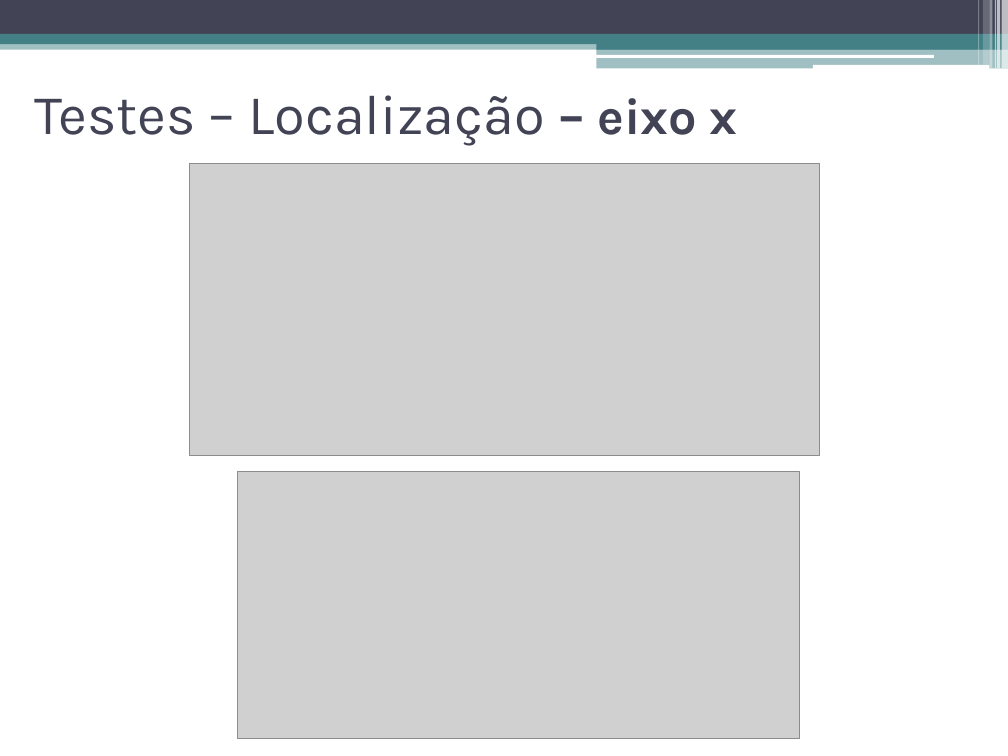
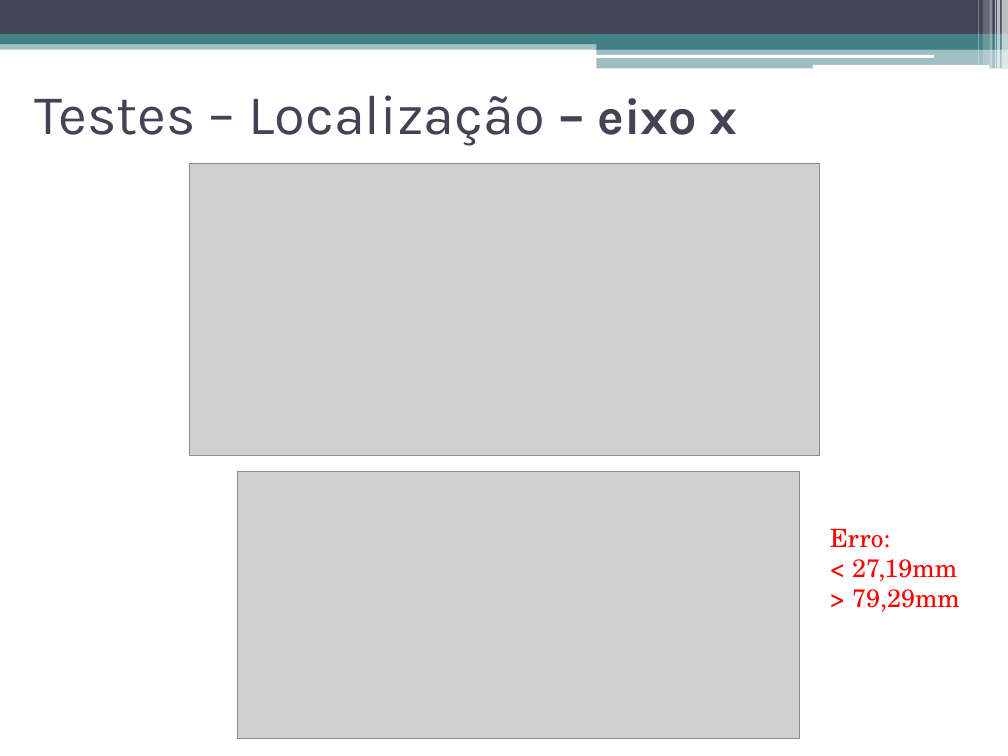
Before and after one commit to talesporto/Artigo-TRUE-SBCUP, a slide deck: slide 41 of apresentacao/ApresentacaoSBCUP.pptx. Drawn at 1008x756 pixels with LibreOffice and Linux fonts; fonts in the diff are those of the drawing; grey boxes stand for pictures. Boxes give left, top, right and bottom in pixels: in the first picture for what was removed or moved away, otherwise in the second. Text is boxed around its words. In the diff, an @@ line names an element or a change of style, - is before the commit and + after.

```diff
--- a/apresentacao/ApresentacaoSBCUP.pptx
+++ b/apresentacao/ApresentacaoSBCUP.pptx
@@ text added at <box>830,528,960,612</box>, 18 pt, text #FF0000 @@
+Erro:
+< 27,19mm
+> 79,29mm
```
Also in this commit, not shown: 3 other slides changed, 2 slides added, 4 slides removed, 2 other files.
